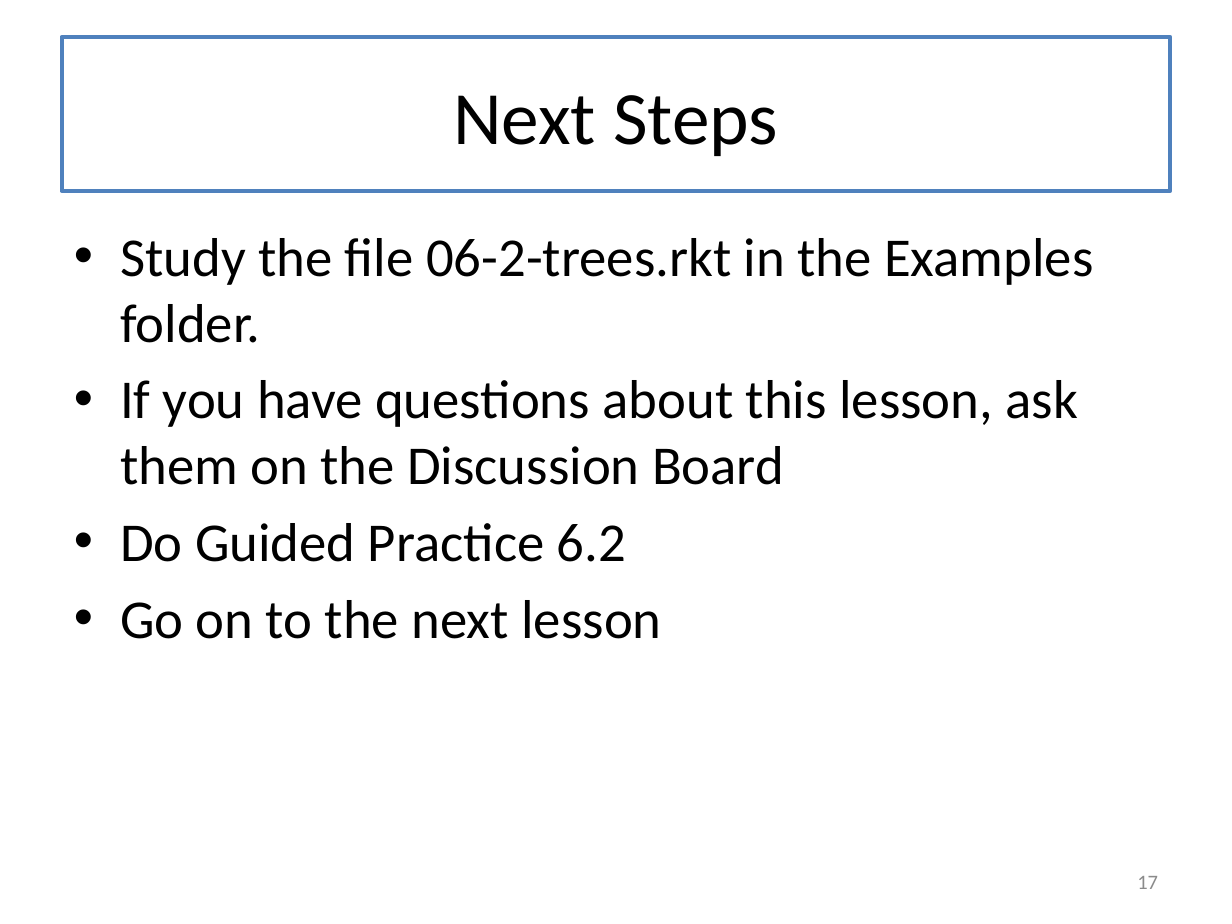
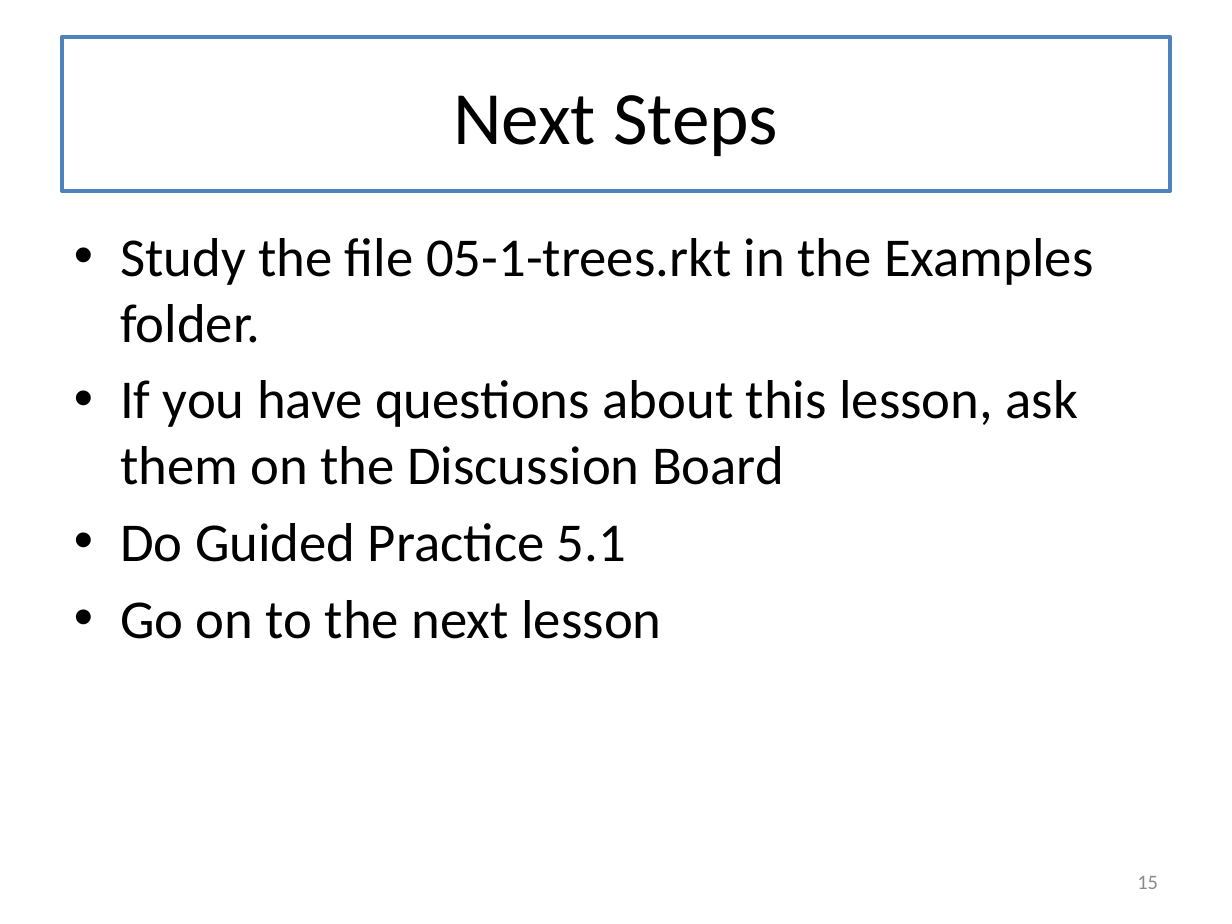
Before and after one commit to mwand/cs5010f17, a slide deck: slide 15 of Slides/Lesson 5.X Trees and Graphs - Combined Slides.pptx (slide 17 before the commit). Drawn at 1232x924 pixels with LibreOffice and Linux fonts; fonts in the diff are those of the drawing. Boxes give left, top, right and bottom in pixels: in the first picture for what was removed or moved away, otherwise in the second. Text is boxed around its words. In the diff, an @@ line names an element or a change of style, - is before the commit and + after.

```diff
--- a/Slides/Lesson 5.X Trees and Graphs - Combined Slides.pptx
+++ b/Slides/Lesson 5.X Trees and Graphs - Combined Slides.pptx
@@ text at <box>120,238,1093,343</box>: text changed @@
-• Study the file 06-2-trees.rkt in the Examples folder.
+• Study the file 05-1-trees.rkt in the Examples folder.
@@ text at <box>120,523,626,562</box>: text changed @@
-• Do Guided Practice 6.2
+• Do Guided Practice 5.1
@@ page number at <box>1137,876,1158,889</box>: text changed @@
-17
+15
```
Also in this commit, not shown: 30 other slides changed, 1 slide added, 4 slides removed, 51 other files.
